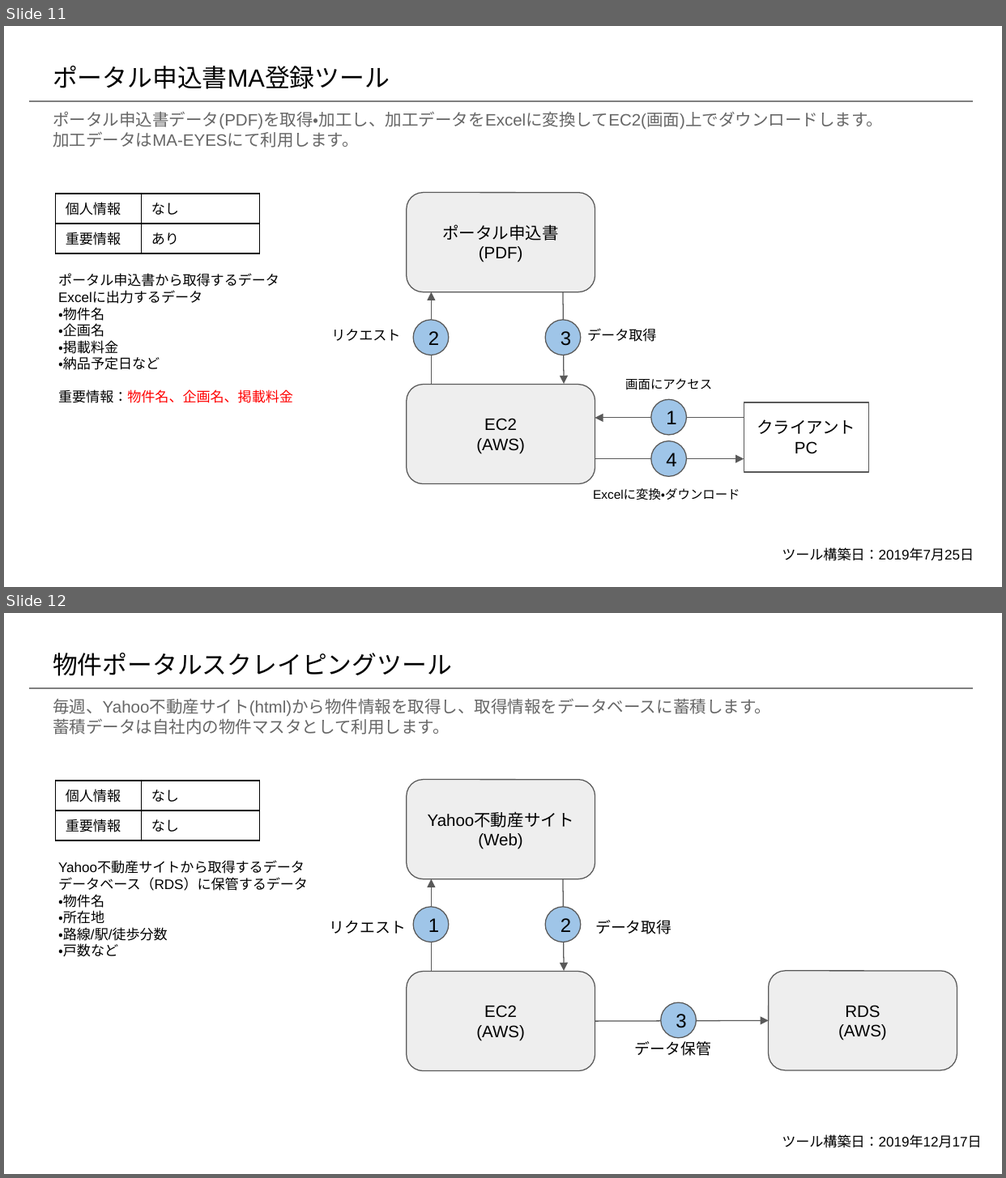
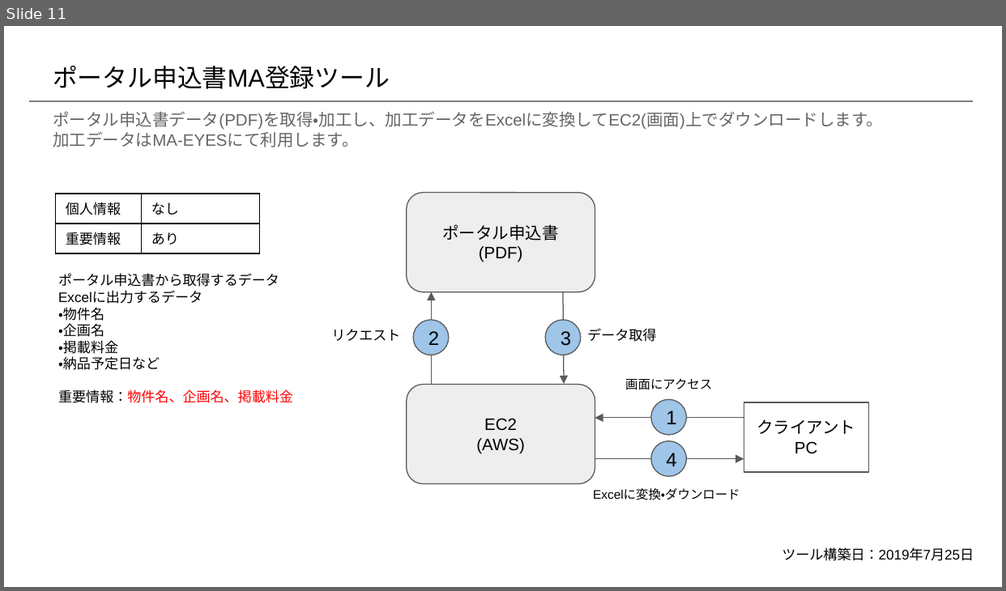
Before and after one commit to prime-x-co-ltd/px-overview, a slide deck: docs/aws/aws-自社開発システム構成図.pptx. Shown one above the other, each under a label of ours: slides 11 and 12 before the commit, slide 11 after it. The pictures are 1006x1178 and 1006x591 pixels, drawn with LibreOffice and Linux fonts; fonts in the diff are those of the drawing. Boxes give left, top, right and bottom in pixels: in the first picture for what was removed or moved away, otherwise in the second. Text is boxed around its words. In the diff, an @@ line names an element or a change of style, - is before the commit and + after.

```diff
--- a/docs/aws/aws-自社開発システム構成図.pptx
+++ b/docs/aws/aws-自社開発システム構成図.pptx
@@ slide 12 removed at <box>4,613,1002,1174</box>, background #FFFFFF @@
@@ title removed at <box>53,653,452,676</box> @@
-物件ポータルスクレイピングツール
@@ line removed from (29, 688) to (973, 688) @@
@@ text removed at <box>53,699,771,735</box> @@
-毎週、Yahoo不動産サイト(html)から物件情報を取得し、取得情報をデータベースに蓄積します。
-蓄積データは自社内の物件マスタとして利用します。
@@ table removed at <box>56,781,261,836</box>, 2 rows, 2 columns @@
-個人情報 | なし
-重要情報 | なし
@@ rounded rectangle removed at <box>406,780,594,879</box> @@
-Yahoo不動産サイト(Web)
@@ text removed at <box>58,861,308,957</box> @@
-Yahoo不動産サイトから取得するデータ
-データベース（RDS）に保管するデータ
-・物件名
-・所在地
-・路線/駅/徒歩分数
-・戸数など
@@ arrow removed from (431, 971) to (431, 879) @@
@@ arrow removed from (563, 877) to (564, 971) @@
@@ text removed at <box>330,921,406,934</box> @@
-リクエスト
@@ ellipse removed at <box>413,907,448,943</box> @@
-1
@@ ellipse removed at <box>545,907,580,943</box> @@
-2
@@ text removed at <box>595,920,671,935</box> @@
-データ取得
@@ rounded rectangle removed at <box>406,971,594,1071</box> @@
-EC2
-(AWS)
@@ rounded rectangle removed at <box>769,971,957,1071</box> @@
-RDS
-(AWS)
@@ arrow removed from (594, 1021) to (769, 1021) @@
@@ ellipse removed at <box>661,1003,696,1038</box> @@
-3
@@ text removed at <box>635,1041,711,1056</box> @@
-データ保管
@@ text removed at <box>782,1135,981,1148</box> @@
-ツール構築日：2019年12月17日
```
Also in this commit, not shown: 12 other slides changed, 1 other slide removed, 2 other files.
